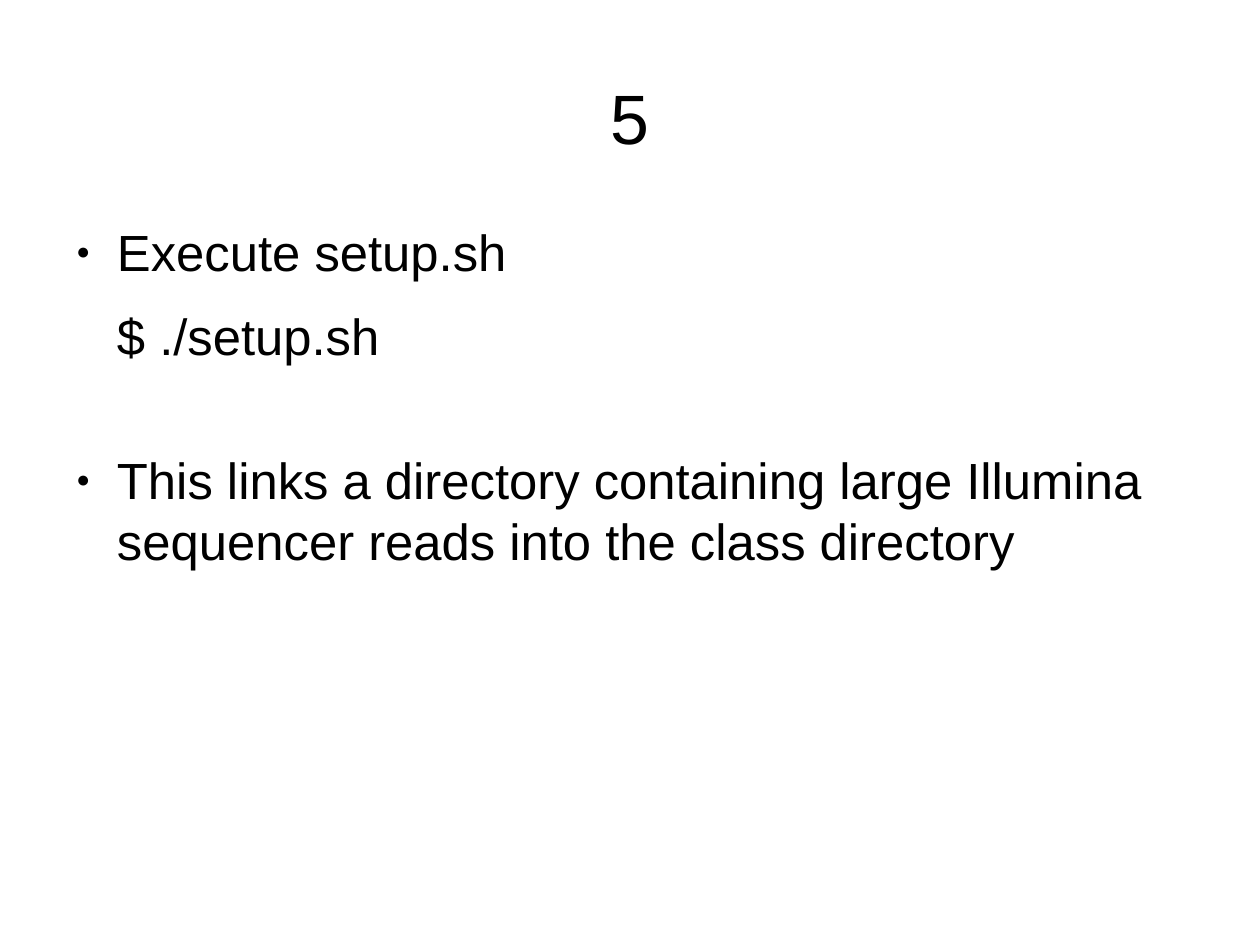
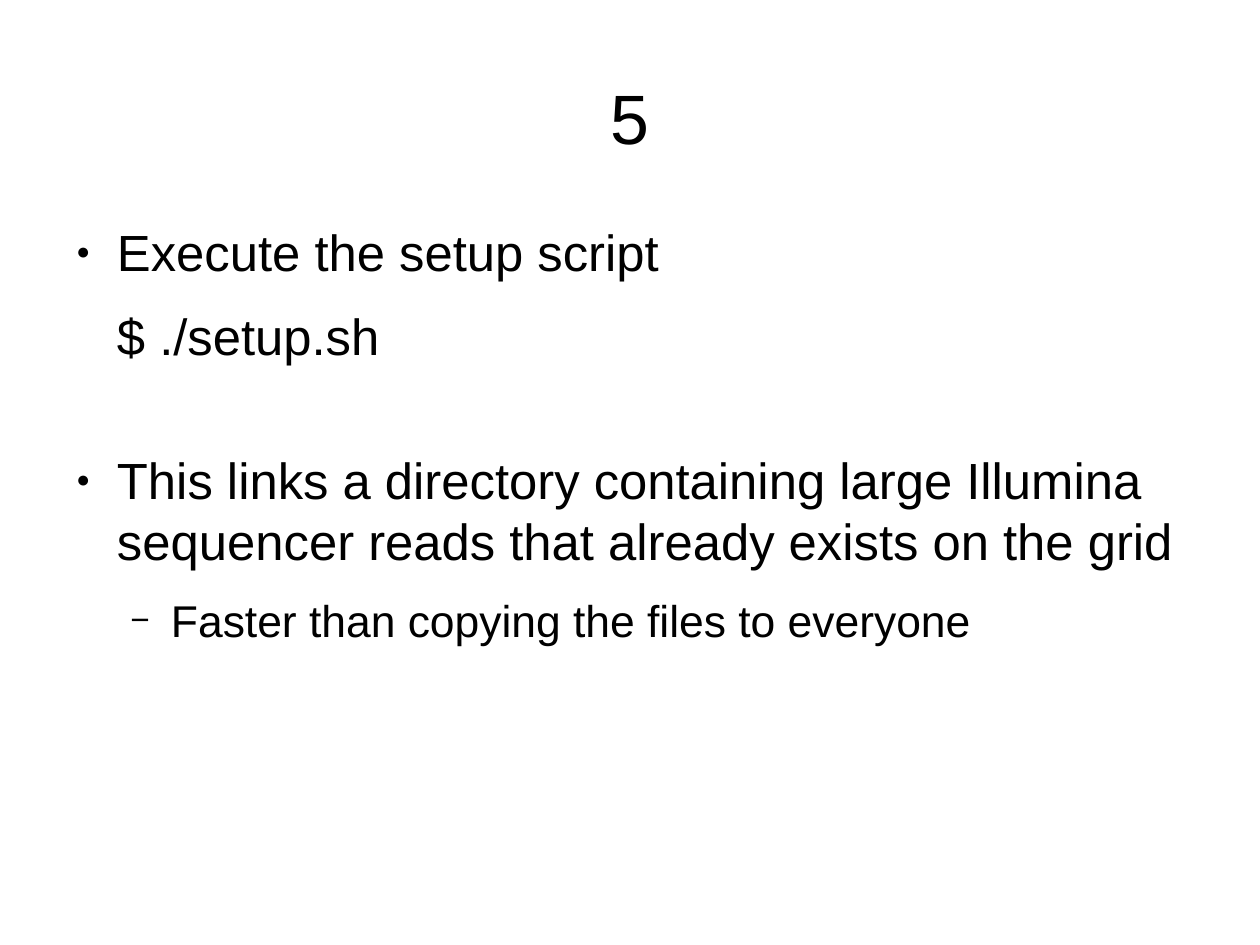
Before and after one commit to UNR-CFB/bch-709-intro-bioinformatics-2015f, a slide deck: slide 29 of day-1/doc/presentation.odp. Drawn at 1260x945 pixels with LibreOffice and Linux fonts; fonts in the diff are those of the drawing. Boxes give left, top, right and bottom in pixels: in the first picture for what was removed or moved away, otherwise in the second. Text is boxed around its words. In the diff, an @@ line names an element or a change of style, - is before the commit and + after.

```diff
--- a/day-1/doc/presentation.odp
+++ b/day-1/doc/presentation.odp
@@ text at (117,234,658,282): text changed @@
-● Execute setup.sh
+● Execute the setup script
@@ text at (117,462,1173,647): text changed @@
-● This links a directory containing large Illumina sequencer reads into the class directory
+● This links a directory containing large Illumina sequencer reads that already exists on the grid
+  − Faster than copying the files to everyone
```
Also in this commit, not shown: 15 other slides changed, 1 other file.
